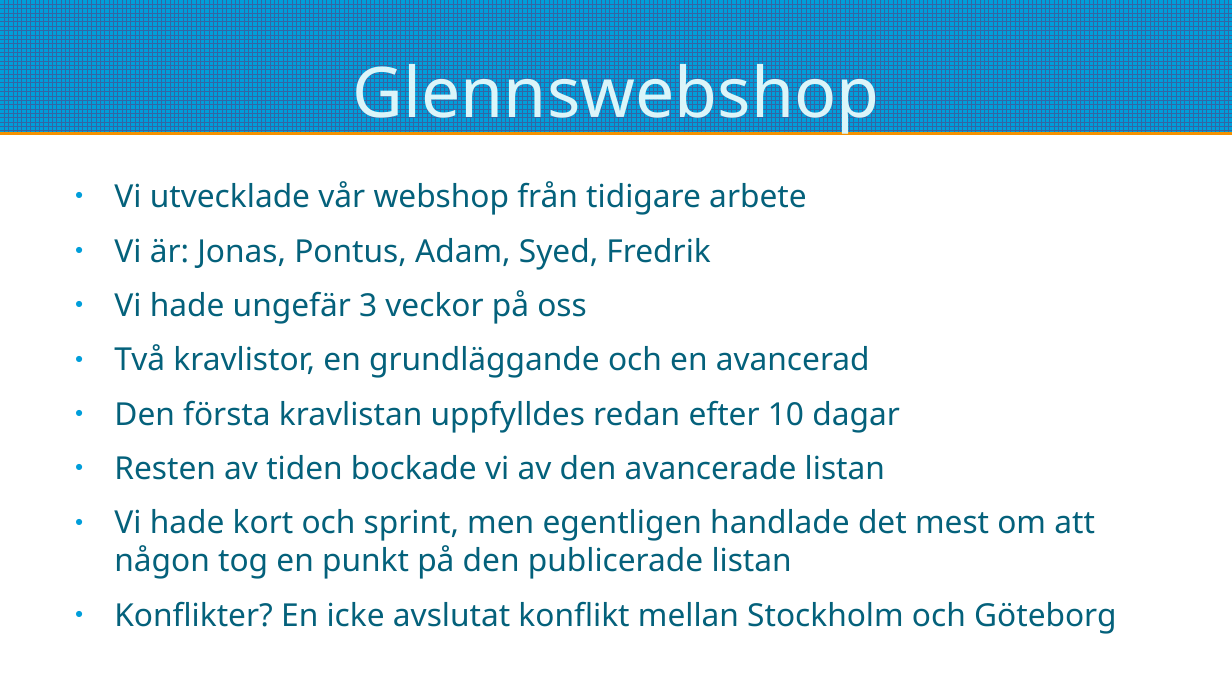
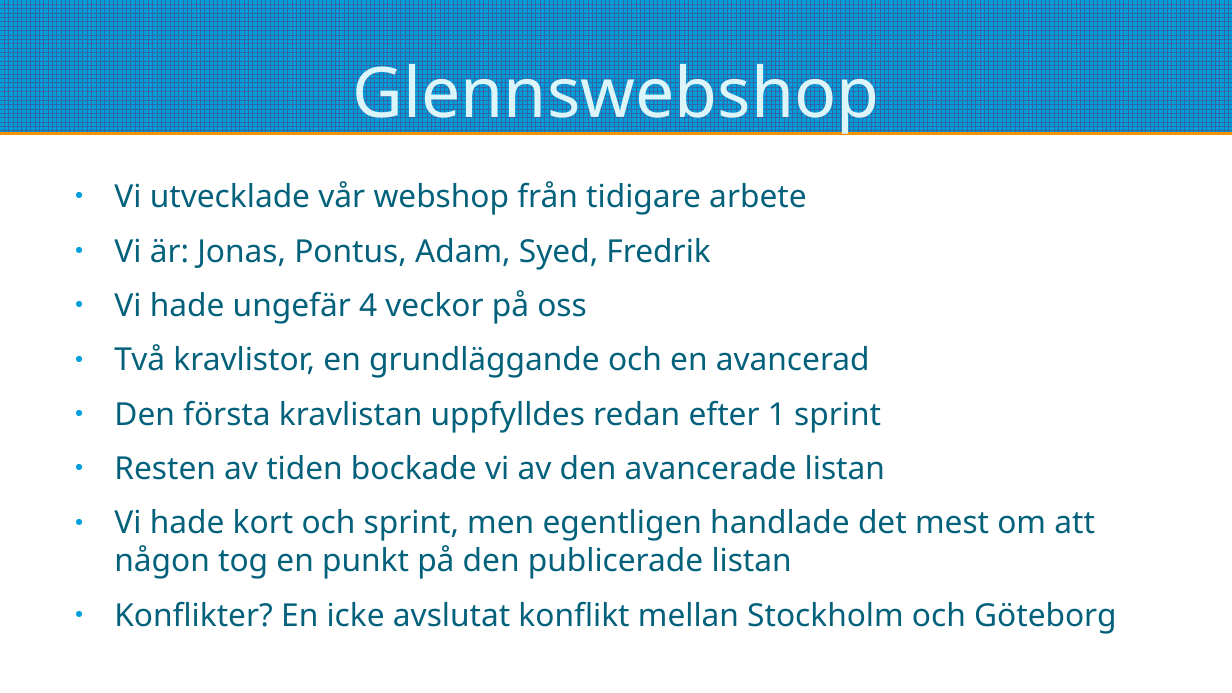
Before and after one commit to pontusOlssonGit/glenns-webshop, a slide deck: slide 1 of redovisning.odp. Drawn at 1232x693 pixels with LibreOffice and Linux fonts; fonts in the diff are those of the drawing. Boxes give left, top, right and bottom in pixels: in the first picture for what was removed or moved away, otherwise in the second. Text is boxed around its words. In the diff, an @@ line names an element or a change of style, - is before the commit and + after.

```diff
--- a/redovisning.odp
+++ b/redovisning.odp
@@ text at [114,290,586,324]: text changed @@
-● Vi hade ungefär 3 veckor på oss
+● Vi hade ungefär 4 veckor på oss
@@ text at [114,400,881,433]: text changed @@
-● Den första kravlistan uppfylldes redan efter 10 dagar
+● Den första kravlistan uppfylldes redan efter 1 sprint
```
Also in this commit, not shown: 3 other slides changed, 3 other files.
